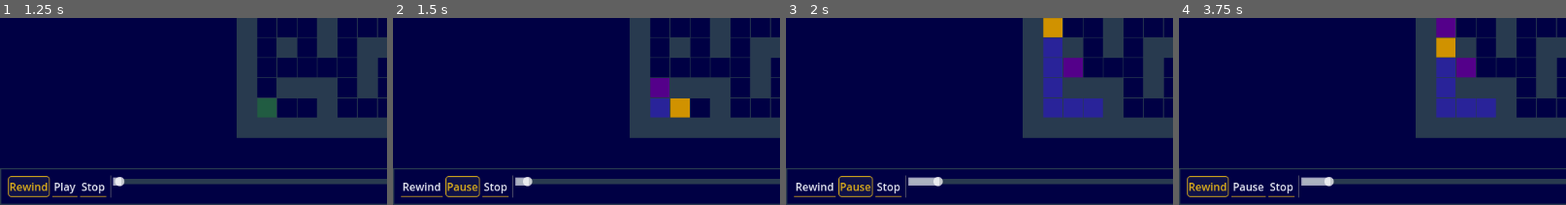
Above: before the commit, frames 1-4 (left to right).
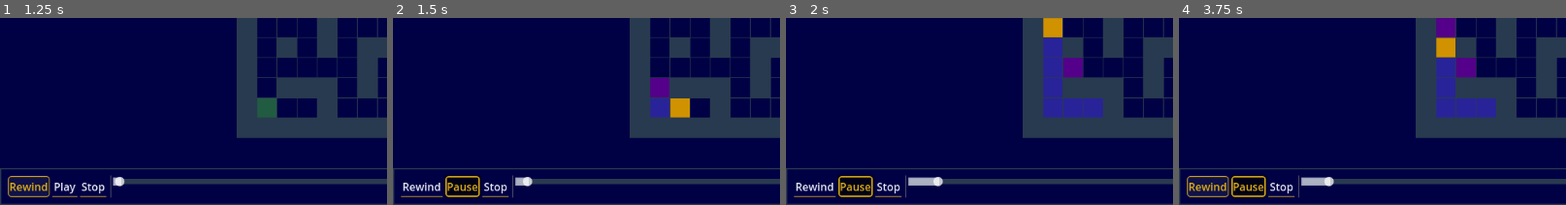
Above: after the commit, the same moments.

Repository: Foolminate/kintsugi-workbench
Game: Godot game, scene res://problems/advent-of-code/aoc-2024/16/day16.tscn
Two runs of this game, one before a commit and one after it. Both use one fixed random seed, a clock stepped at 60 frames per second and the inputs below.
Inputs:
- Up to frame 1 (1.25 s): click "Rewind" at 0.5 s
- Up to frame 2 (1.5 s): click "Play" at 1.25 s
- Up to frame 3 (2 s): no input
- Up to frame 4 (3.75 s): click "Stop" at 2 s; click "Play" at 2.75 s; click "Rewind" at 3.5 s
The pictures show only the part of the screen within x 0-50%, y 50-100%; the shares and areas given below are measured in that part.

Frame 1 is identical in both runs. In frame 2, 0.9% of the frame differs, in the area x 13-23%, y 83-97%; in frame 3, 0.9%; in frame 4, 1.2%.

Commit message:
chore: play/pause toggles

Diff:
--- a/core/components/ui/playback_controls.gd
+++ b/core/components/ui/playback_controls.gd
@@ -46,6 +46,7 @@
 	play_pause_button.modulate = _normal
 	rewind_button.modulate = _normal
 	play_pause_button.release_focus()
+	play_pause_button.set_pressed_no_signal(false)
 
 func _stop() -> void:
 	_pause()
@@ -56,6 +57,7 @@
 	rewind_button.modulate = _glow
 	on_rewind_pressed.emit()
 	rewind_button.release_focus()
+	play_pause_button.set_pressed_no_signal(true)
 
 func _timeline_focus() -> void:
 	timeline_slider.modulate = _glow
--- a/core/components/ui/playback_controls.tscn
+++ b/core/components/ui/playback_controls.tscn
@@ -39,6 +39,7 @@
 [node name="PlayPauseButton" type="Button" parent="MarginContainer/HBoxContainer"]
 unique_name_in_owner = true
 layout_mode = 2
+toggle_mode = true
 text = "Play"
 
 [node name="StopButton" type="Button" parent="MarginContainer/HBoxContainer"]
